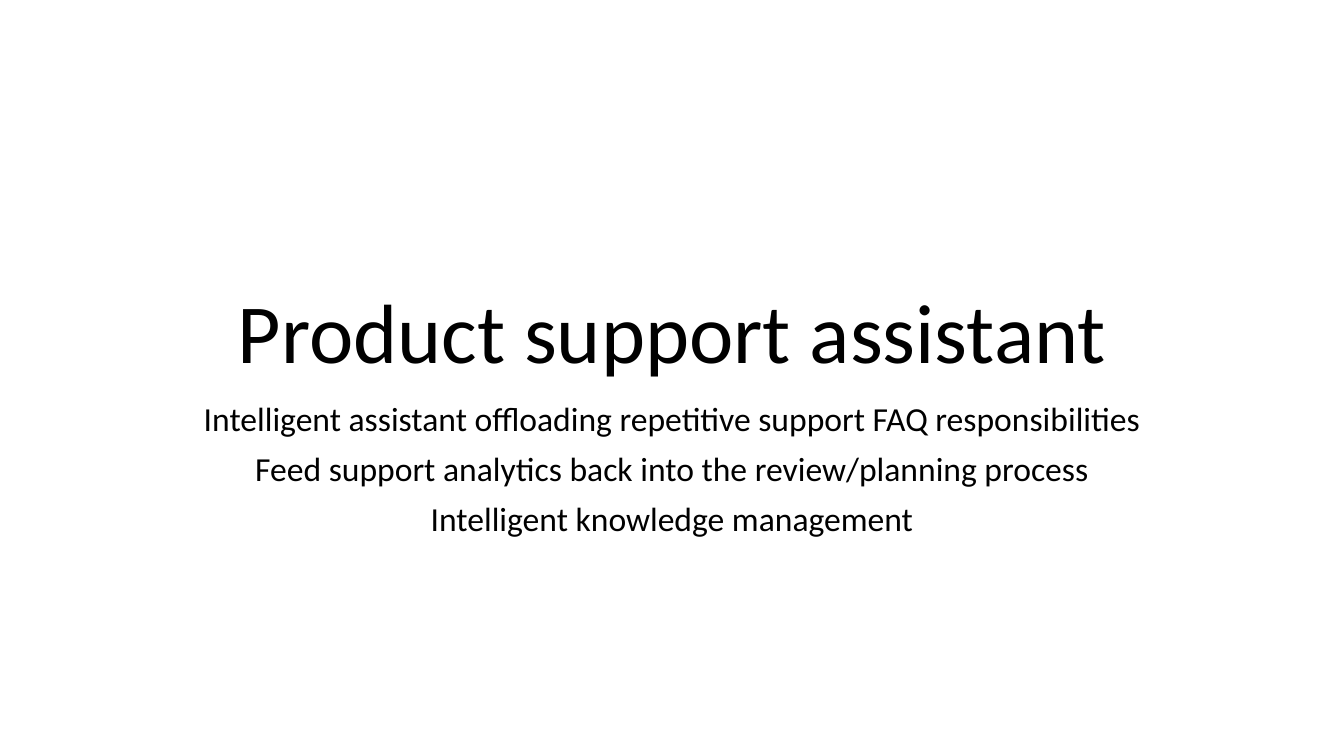
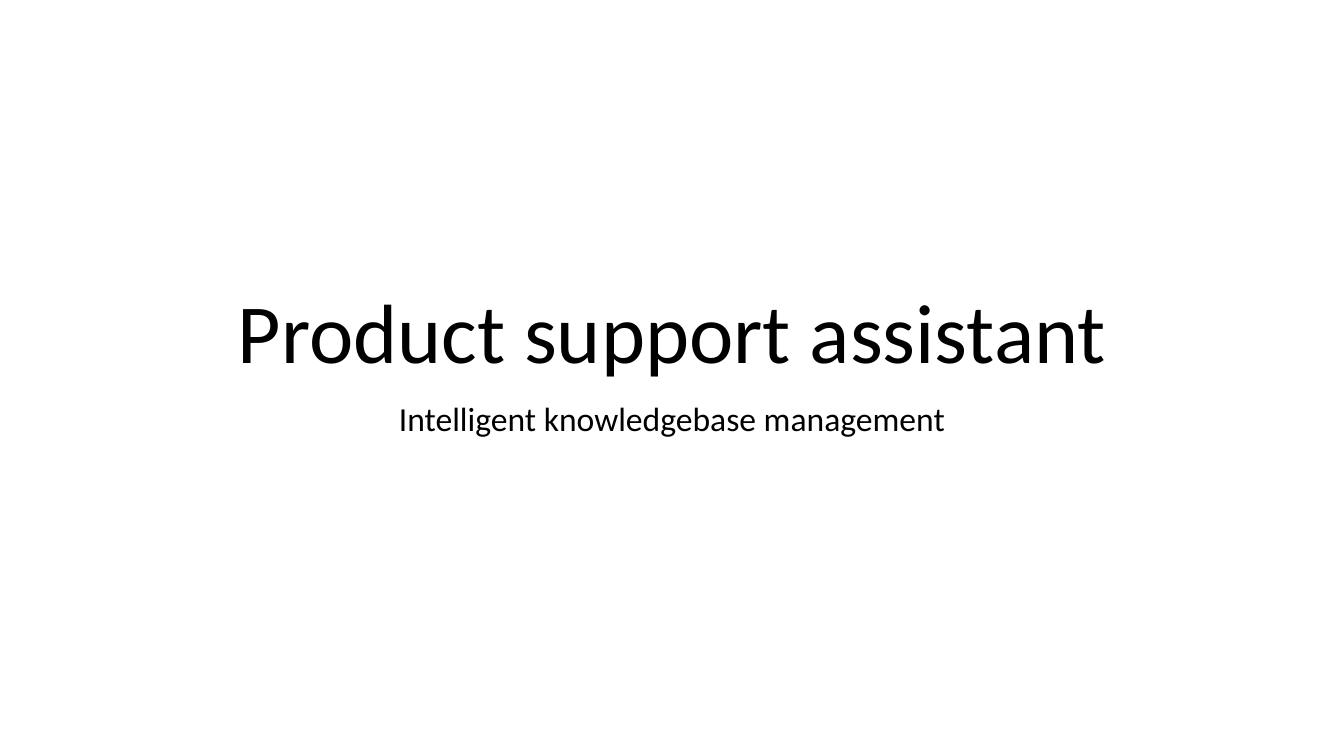
Before and after one commit to serializable/Symphony-Retro-Bot, a slide deck: slide 1 of Presentation.pptx. Drawn at 1344x756 pixels with LibreOffice and Linux fonts; fonts in the diff are those of the drawing. Boxes give left, top, right and bottom in pixels: in the first picture for what was removed or moved away, otherwise in the second. Text is boxed around its words. In the diff, an @@ line names an element or a change of style, - is before the commit and + after.

```diff
--- a/Presentation.pptx
+++ b/Presentation.pptx
@@ subtitle at box(399, 407, 945, 437): text changed @@
-Intelligent assistant offloading repetitive support FAQ responsibilities
-Feed support analytics back into the review/planning process
-Intelligent knowledge management
+Intelligent knowledgebase management
```
Also in this commit, not shown: 1 other slide changed, 3 other files.
